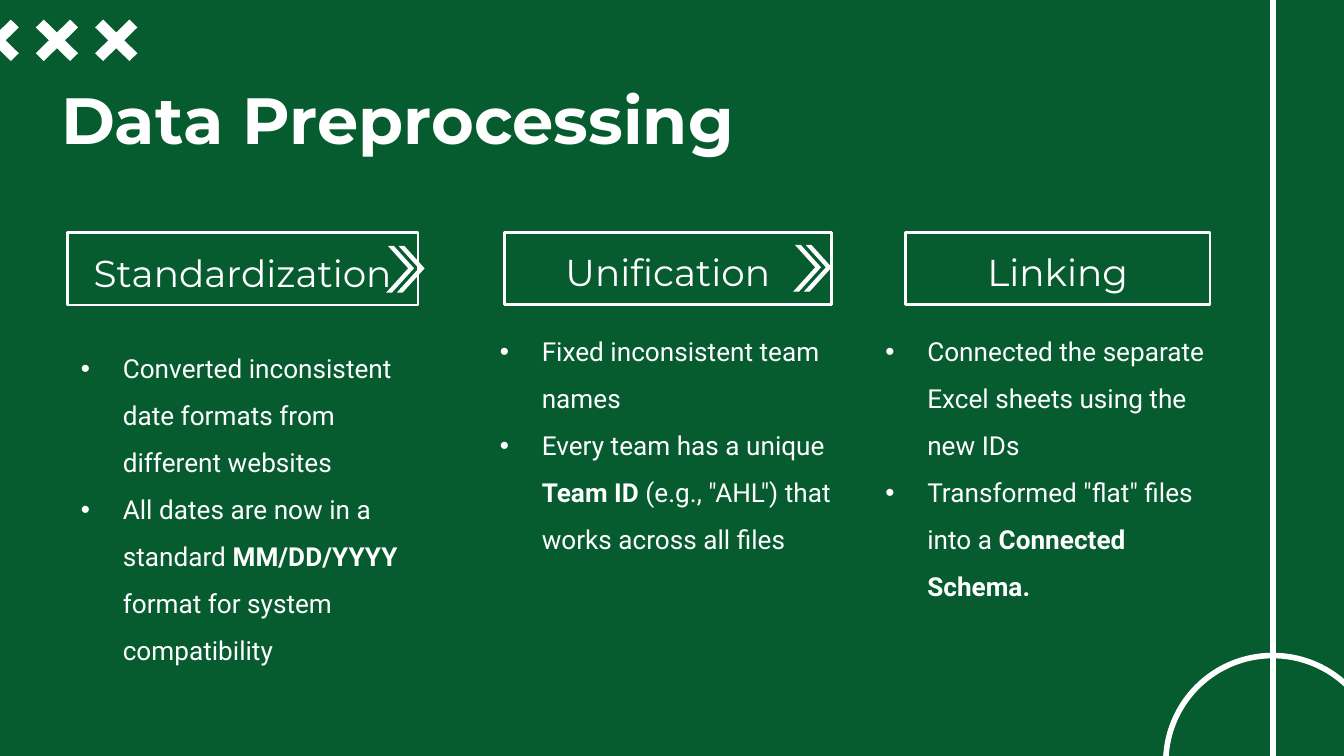
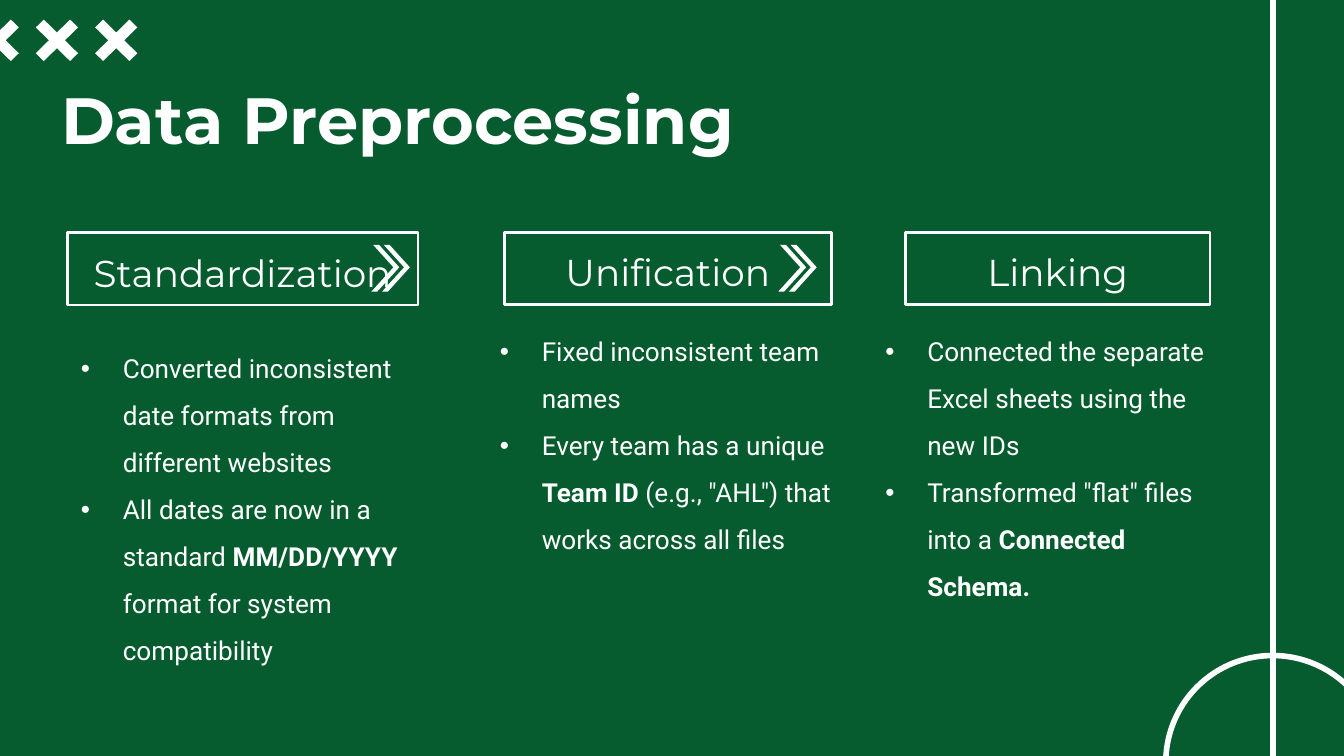
Before and after one commit to ghassanelgendy/egyptian-premier-league-schedule-optimizer, a slide deck: slide 20 of Documentations/presentation V1.pptx. Drawn at 1344x756 pixels with LibreOffice and Linux fonts; fonts in the diff are those of the drawing; background and template pictures are left out. Boxes give left, top, right and bottom in pixels: in the first picture for what was removed or moved away, otherwise in the second. Text is boxed around its words. In the diff, an @@ line names an element or a change of style, - is before the commit and + after.

```diff
--- a/Documentations/presentation V1.pptx
+++ b/Documentations/presentation V1.pptx
@@ 4 freeform shapes: place and size @@
-4 freeform shapes at box(386, 245, 832, 293)
+4 freeform shapes at box(371, 245, 817, 292)
```
Also in this commit, not shown: 1 other slide changed.
